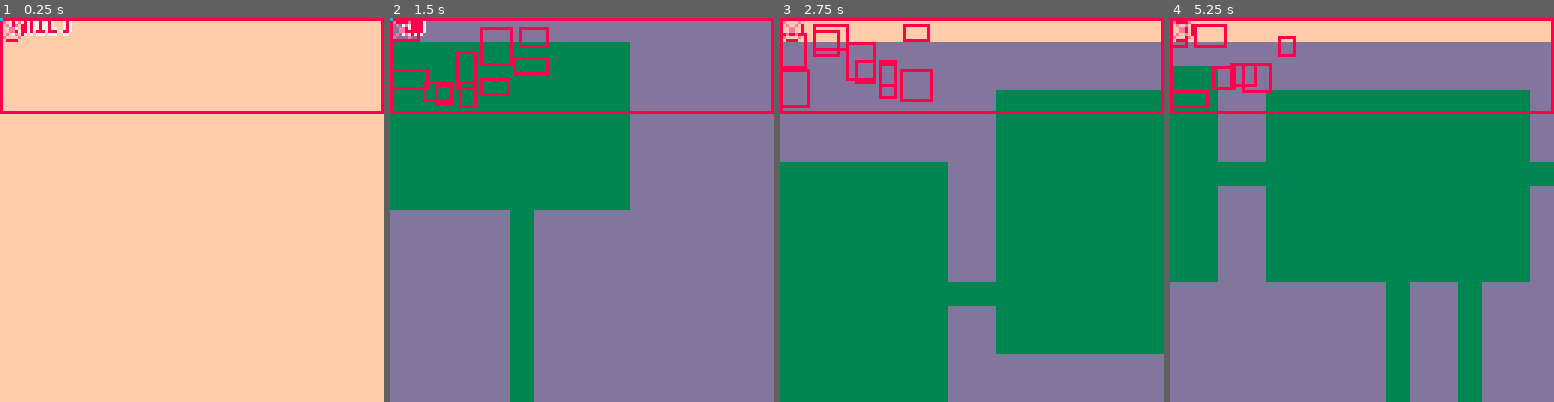
Above: before the commit, frames 1-4 (left to right).
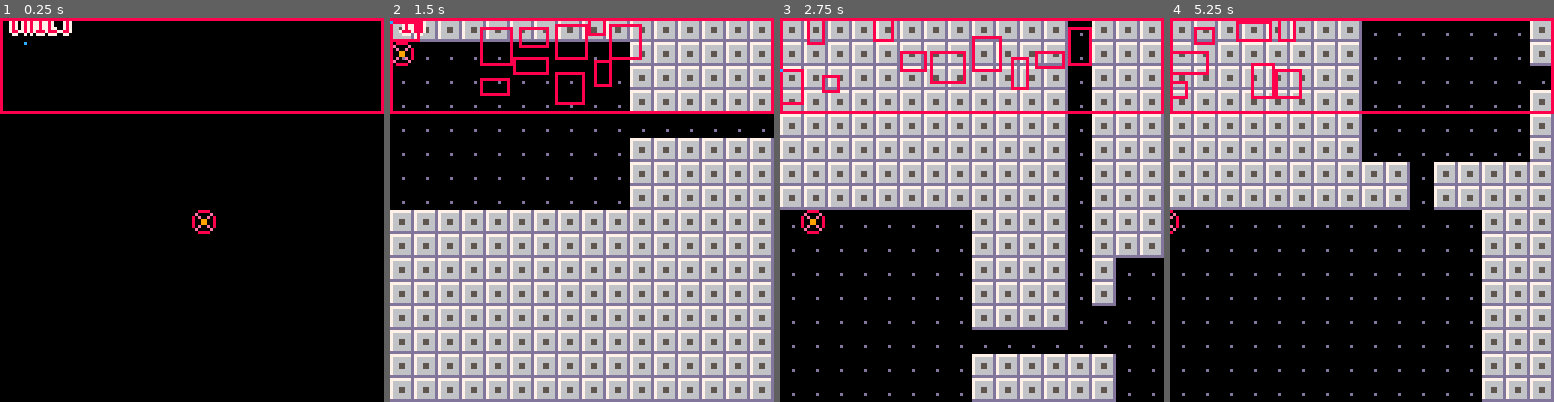
Above: after the commit, the same moments.

Repository: eduszesz/shmup
Game: PICO-8 cartridge rooms.p8
Two runs of this game, one before a commit and one after it. Both use one fixed random seed, a clock stepped at 60 frames per second and the inputs below.
Inputs:
- Up to frame 1 (0.25 s): no input
- Up to frame 2 (1.5 s): tap O (Z key) at 0.7 s
- Up to frame 3 (2.75 s): hold Right 1.6-2.1 s; tap O (Z key) at 1.7, 2.1, 2.5 s; hold Up 2.15-2.42 s; hold Right from 2.47 s (still down)
- Up to frame 4 (5.25 s): tap O (Z key) every 0.4 s from 2.9 to 4.9 s; release Right at 3.03 s; hold Left 3.08-3.58 s; hold Down 3.63-3.97 s; hold Right 4.02-4.68 s; hold Up 4.73-5.03 s; hold Left from 5.08 s (still down)

The runs differ from the first frame. In frame 1, 98% of the frame differs, in the area x 0-100%, y 0-100%; in frame 2, 82%; in frame 3, 92%; in frame 4, 94%.

Commit message:
roguelike

Diff:
--- a/rooms.p8
+++ b/rooms.p8
@@ -6,49 +6,62 @@
 	rooms={}
 	doors={}
 	ways={}
-	camx=0
-	camy=0
-	dx=0
-	dy=0
-
+	map_w=1024
+	map_h=256
+	p={sp=4,
+							x=64,
+							y=64,
+							dx=0,
+							dy=0}
 end
 
 function _update()
-	dx=0
-	dy=0
+	p.dx=0
+	p.dy=0
 	if btnp(🅾️) then
 		clearmap()
 		mkmaze()
 		scandoors()
 		mkway()
 		setways()
-	end
-
-	if btnp(⬆️) then
-		dy=-8
-	end
-	if btnp(⬇️) then
-		dy=8
-	end
-	if btnp(⬅️) then
-		dx=-8
-	end
-	if btnp(➡️) then
-		dx=8
-	end
-	camx+=dx
-	camy+=dy
+		setpl()
+	end
+
+	if btn(⬆️) then
+		p.dy=-1
+	end
+	if btn(⬇️) then
+		p.dy=1
+	end
+	if btn(⬅️) then
+		p.dx=-1
+	end
+	if btn(➡️) then
+		p.dx=1
+	end
+
+	if hit((p.x+p.dx),p.y,4,4,0) then
+		p.dx*=-1
+	end
+
+	if hit(p.x,(p.y+p.dy),4,4,0) then
+		p.dy*=-1
+	end
+
+
+	p.x+=p.dx
+	p.y+=p.dy
 
 end
 
 function _draw()
-	cls(15)
+	cls()
 	map()
-	camera(camx,camy)
+	cam(p.x,p.y)
 	prdebug()
 	drrooms()
 	drways()
-	spr(4,camx,camy)
+	spr(p.sp,p.x,p.y)
 end
 
 function mkmaze()
@@ -111,7 +124,7 @@
 		end
 		for r in all(rooms) do
 			if r.d then
-				--del(rooms,r)
+				del(rooms,r)
 			end
 		end
 
@@ -156,6 +169,19 @@
 	end]]
 	debug[0]=#rooms
 end
+
+function setpl()
+	for x=0,127 do
+		for y=0,31 do
+			if mget(x,y)==2 then
+				p.x=x*8
+				p.y=y*8
+				return
+			end
+		end
+	end
+end
+
 function clearmap()
 	rooms={}
 	doors={}
@@ -258,13 +284,51 @@
 		local ry=r.y+y
 		rect(rx,ry,rx+r.x2,ry+r.y2,8)
 	end
-	pset(x+flr(x/8),y+flr(y/8),12)
+	pset(x+flr(p.x/8),y+flr(p.y/8),12)
 	for d in all(doors) do
 		local dx=d.x+x
 		local dy=d.y+y
 		pset(dx,dy,14)
 	end
 end
+
+function cam(_x,_y)
+	camx,camy=_x-64,_y-64
+	if camx<0 then --camera lower x limit
+		camx=0
+	end
+
+	if camx>(map_w-128) then --camera upper x limit
+		camx=(map_w-128)
+	end
+
+	if camy<0 then --camera lower y limit
+		camy=0
+	end
+
+	if map_h<128 then --camera upper y limit
+		camy=-32
+	end
+	if camy>=(map_h-128) and
+	map_h>=128 then
+		camy=map_h-128
+	end
+	camera(camx,camy)
+end
+
+function hit(x,y,w,h,flag)
+	local f=flag
+	collide = false
+
+	for i=x,x+w,w do
+		if fget(mget(i/8,y/8),f) or
+		fget(mget(i/8,(y+h)/8),f) then
+			collide = true
+		end
+	end
+	return collide
+end
+
 
 function abs_box(s)
  local box = {}
@@ -302,11 +366,14 @@
 
 
 __gfx__
-00000000dddddddd33333333eeeeeeee008888000000000000000000000000000000000000000000000000000000000000000000000000000000000000000000
-00000000dddddddd33333333eeeeeeee0e0000e00000000000000000000000000000000000000000000000000000000000000000000000000000000000000000
-00700700dddddddd33333333eeeeeeee80e00e080000000000000000000000000000000000000000000000000000000000000000000000000000000000000000
-00077000dddddddd33333333eeeeeeee800ee0080000000000000000000000000000000000000000000000000000000000000000000000000000000000000000
-00077000dddddddd33333333eeeeeeee800ee0080000000000000000000000000000000000000000000000000000000000000000000000000000000000000000
-00700700dddddddd33333333eeeeeeee80e00e080000000000000000000000000000000000000000000000000000000000000000000000000000000000000000
-00000000dddddddd33333333eeeeeeee0e0000e00000000000000000000000000000000000000000000000000000000000000000000000000000000000000000
-00000000dddddddd33333333eeeeeeee008888000000000000000000000000000000000000000000000000000000000000000000000000000000000000000000
+000000007777777d00000000eeeeeeee008888000000000000000000000000000000000000000000000000000000000000000000000000000000000000000000
+000000007666666d00000000eeeeeeee0e0000e00000000000000000000000000000000000000000000000000000000000000000000000000000000000000000
+007007007666666d00000000eeeeeeee80e00e080000000000000000000000000000000000000000000000000000000000000000000000000000000000000000
+000770007665566d00000000eeeeeeee800990080000000000000000000000000000000000000000000000000000000000000000000000000000000000000000
+000770007665566d00000000eeeeeeee800990080000000000000000000000000000000000000000000000000000000000000000000000000000000000000000
+007007007666666d0000d000eeeeeeee80e00e080000000000000000000000000000000000000000000000000000000000000000000000000000000000000000
+000000007666666d00000000eeeeeeee0e0000e00000000000000000000000000000000000000000000000000000000000000000000000000000000000000000
+00000000dddddddd00000000eeeeeeee008888000000000000000000000000000000000000000000000000000000000000000000000000000000000000000000
+__gff__
+0001000000000000000000000000000000000000000000000000000000000000000000000000000000000000000000000000000000000000000000000000000000000000000000000000000000000000000000000000000000000000000000000000000000000000000000000000000000000000000000000000000000000000
+0000000000000000000000000000000000000000000000000000000000000000000000000000000000000000000000000000000000000000000000000000000000000000000000000000000000000000000000000000000000000000000000000000000000000000000000000000000000000000000000000000000000000000
